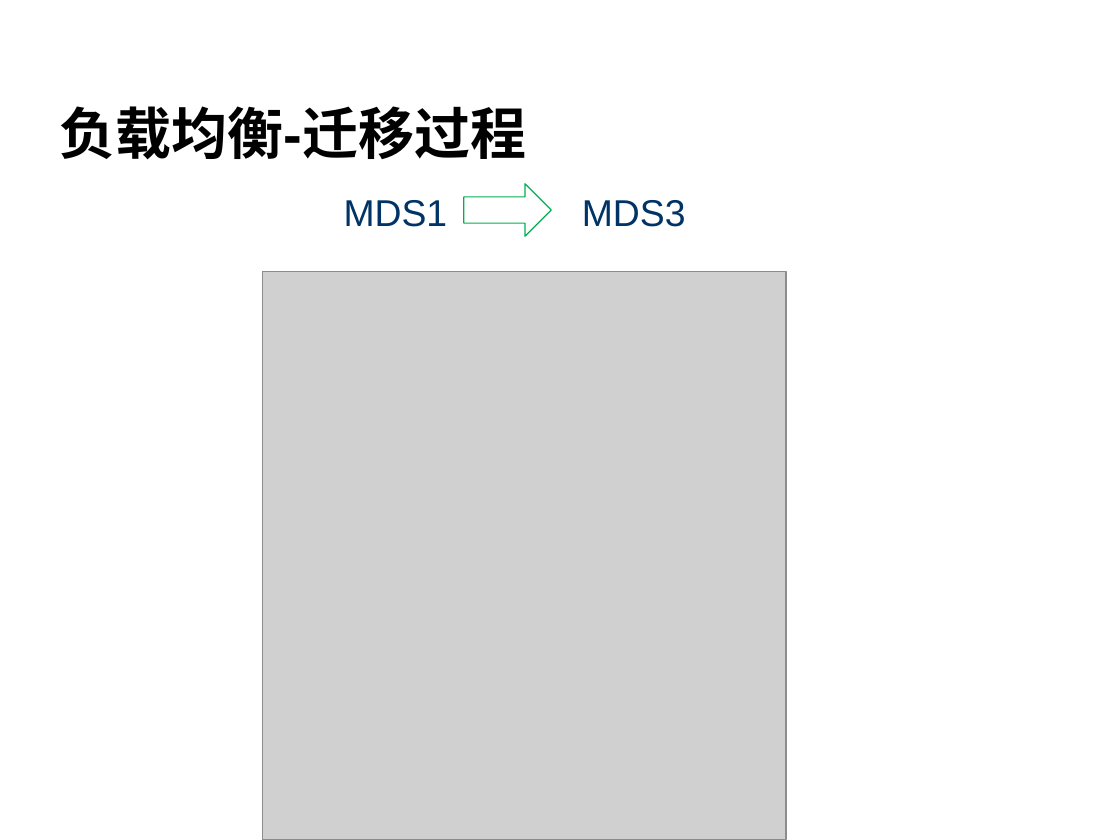
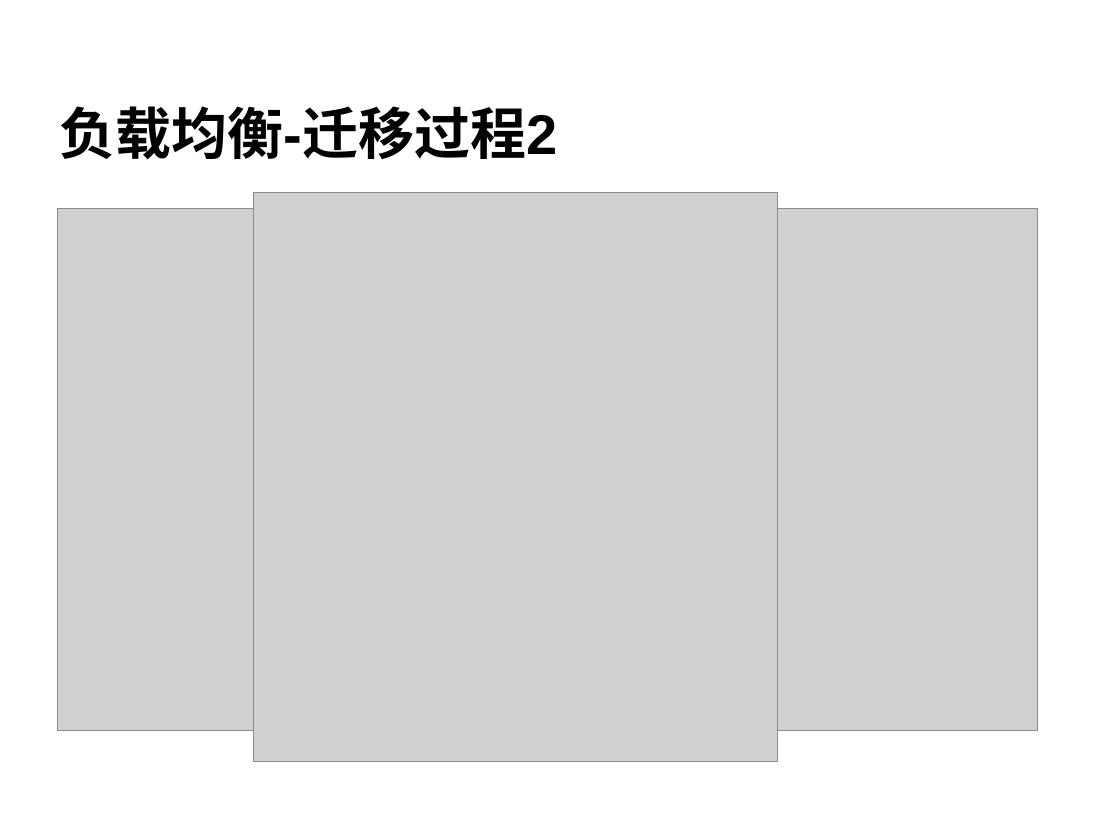
Before and after one commit to cheliequan/idning-paper, a slide deck: slide 24 of draft/答辩.ppt (slide 22 before the commit). Drawn at 1120x840 pixels with LibreOffice and Linux fonts; fonts in the diff are those of the drawing; grey boxes stand for pictures; background and template pictures are left out. Boxes give left, top, right and bottom in pixels: in the first picture for what was removed or moved away, otherwise in the second. Text is boxed around its words. In the diff, an @@ line names an element or a change of style, - is before the commit and + after.

```diff
--- a/draft/答辩.ppt
+++ b/draft/答辩.ppt
@@ title at bbox=[60, 106, 558, 160]: text changed @@
-负载均衡-迁移过程
+负载均衡-迁移过程2
@@ picture added at bbox=[57, 208, 1037, 731] @@
@@ picture: place and size @@
-picture at bbox=[262, 271, 786, 840]
+picture at bbox=[254, 193, 778, 762]
@@ text removed at bbox=[344, 200, 686, 227] @@
-MDS1 MDS3
@@ right arrow removed at bbox=[464, 184, 551, 236] @@
```
Also in this commit, not shown: 14 other slides changed, 2 slides added.
